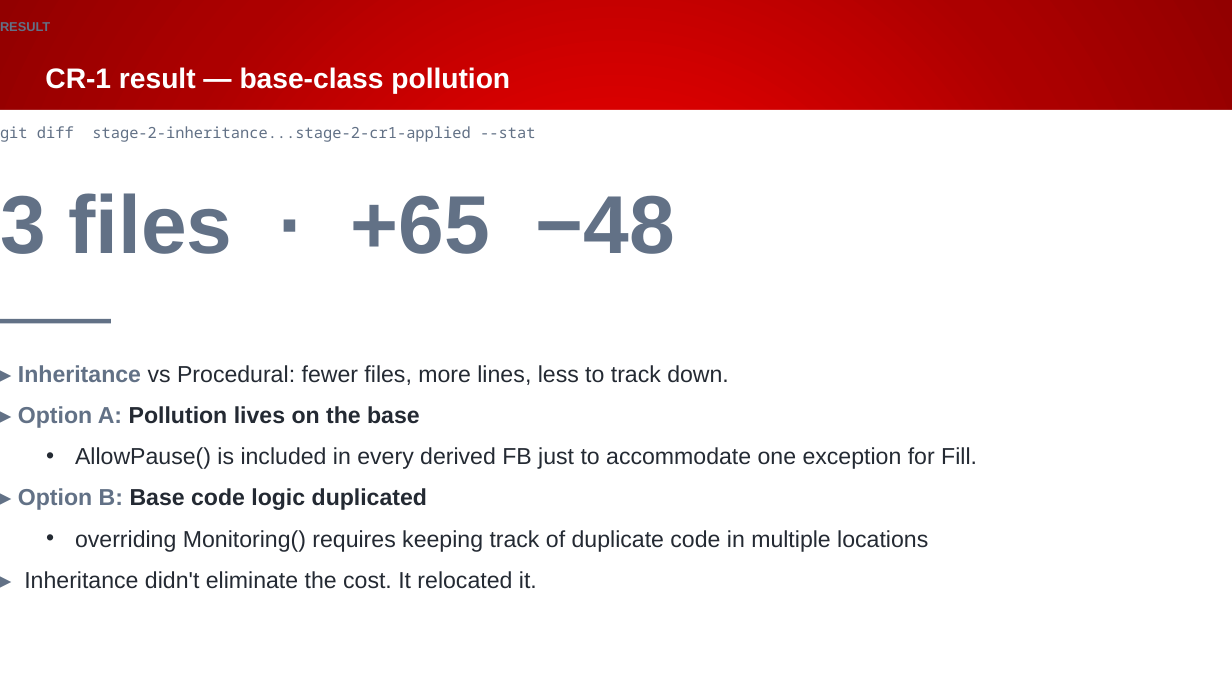
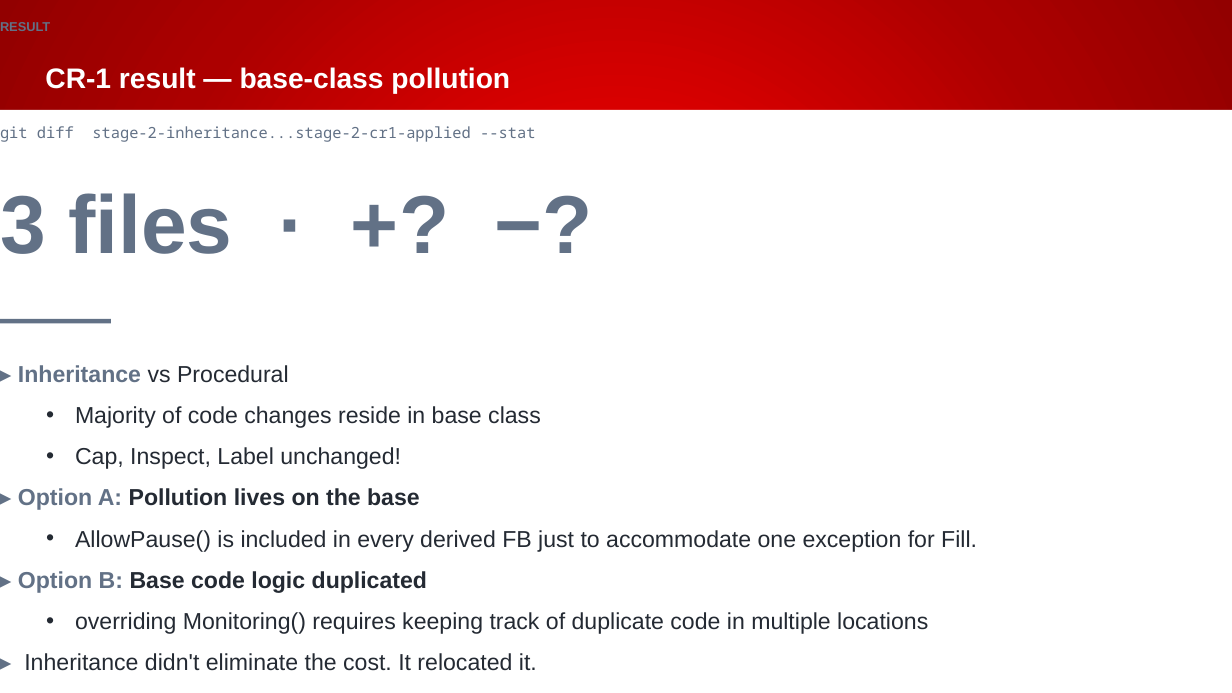
Before and after one commit to Beckhoff-USA-Community/Procedural_To_SOLID, a slide deck: slide 42 of presentation/NEM2026_workshop.pptx. Drawn at 1232x693 pixels with LibreOffice and Linux fonts; fonts in the diff are those of the drawing; background and template pictures are left out. Boxes give left, top, right and bottom in pixels: in the first picture for what was removed or moved away, otherwise in the second. Text is boxed around its words. In the diff, an @@ line names an element or a change of style, - is before the commit and + after.

```diff
--- a/presentation/NEM2026_workshop.pptx
+++ b/presentation/NEM2026_workshop.pptx
@@ text at <box>0,193,232,254</box>: text changed @@
-3 files · +65 −48
+3 files · +? −?
@@ text at <box>18,365,541,469</box>: text changed @@
-▸ Inheritance vs Procedural: fewer files, more lines, less to track down.
+▸ Inheritance vs Procedural
+  • Majority of code changes reside in base class
+  • Cap, Inspect, Label unchanged!
```
Also in this commit, not shown: 20 other slides changed, 1 slide added, 1 slide removed.
